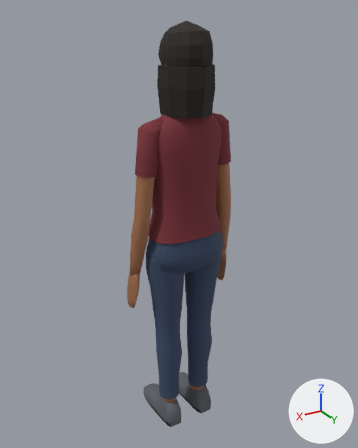
One commit to the Blender file arte/fuentes/personajes/persona_adulto_b.blend: the scene before it, then after it.
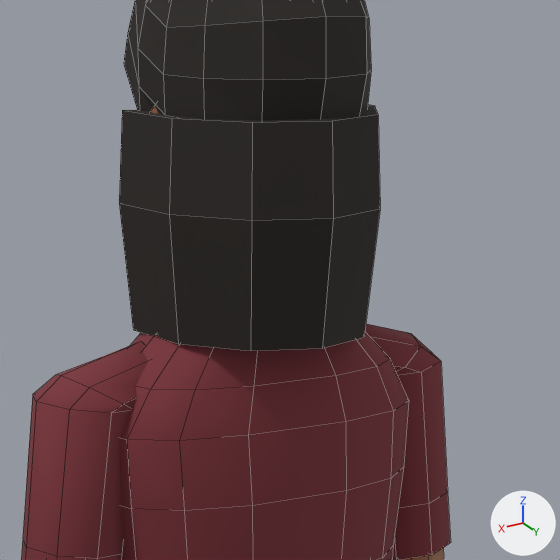
Each version is shown whole from a 50 mm camera at (0.938, 1.522, 1.703) aimed at (-0.013, -0.063, 0.91), then close up on the part from 37% to 71% of the width and 9% to 37% of the height. The lights are fixed; the arrows at lower right show +X, +Y and +Z. The last two pictures show the newer version. The close-ups show mesh edges as thin lines.

Names of what the first close-up shows: 'pelo', 'persona_adulto_b_cuerpo'.
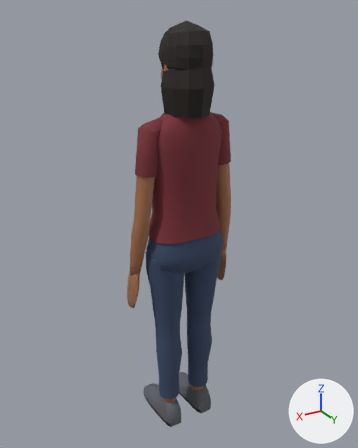
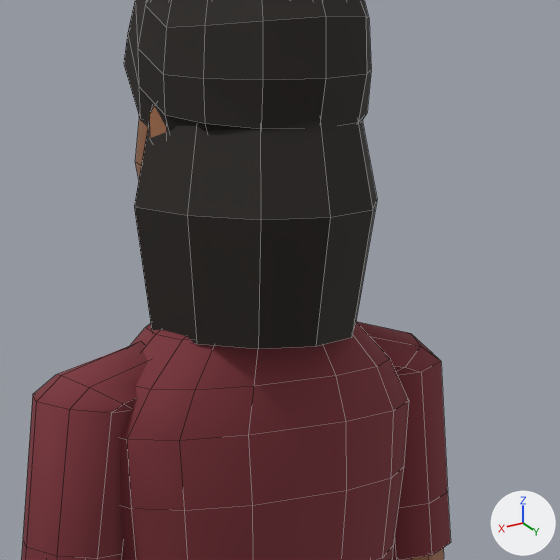
Patch to the scene script:
```diff
--- a/arte/fuentes/personajes/persona_adulto_b.blend.py
+++ b/arte/fuentes/personajes/persona_adulto_b.blend.py
@@ me_pelo @@
 # used by ob_pelo; parent = ob_punto_pelo; location = (0.0, 0.0, 0.0)
-me_pelo.from_pydata(...)  # 142 vertices, 142 faces; spans x -0.099..0.099, y -0.103..0.116, z -0.085..0.229
+me_pelo.from_pydata(...)  # 142 vertices, 142 faces; spans x -0.099..0.099, y -0.103..0.112, z -0.085..0.229
+# me_pelo part 1: 42 of 142 vertices moved; they spanned x -0.099..0.099, y -0.039..0.116, z -0.085..0.085 and now span x -0.099..0.099, y -0.016..0.112, z -0.085..0.115; mean shift (0.0, 0.006, 0.01); largest move (0.096, -0.038, 0.085) -> (0.077, -0.014, 0.115)
 me_pelo.materials.append(mat_m_pelonegro)
```

Changed parts and their boxes [x1, y1, x2, y2] in the close-ups (560 x 560 px; the box of a moved part takes in the faces that stretch with it):
'pelo', reshaped: before [119, 0, 380, 351]; after [124, 0, 377, 349]
part 1 of me_pelo, moved or reshaped: before [119, 105, 380, 351]; after [134, 121, 377, 349]
